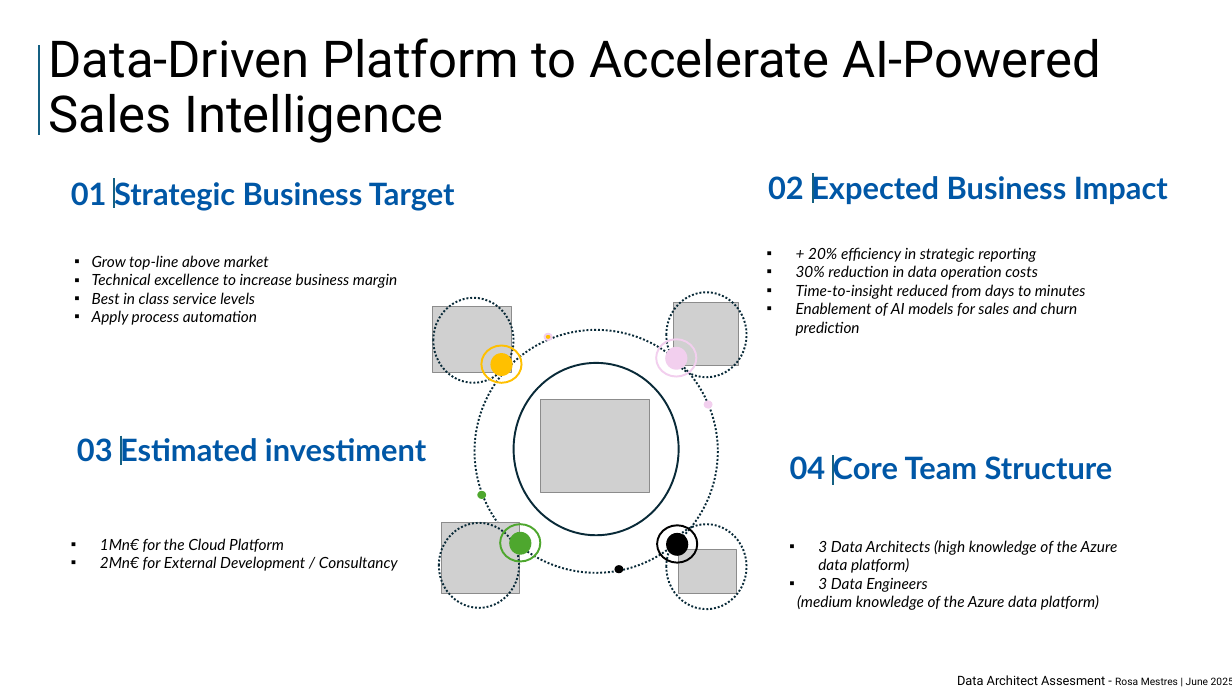
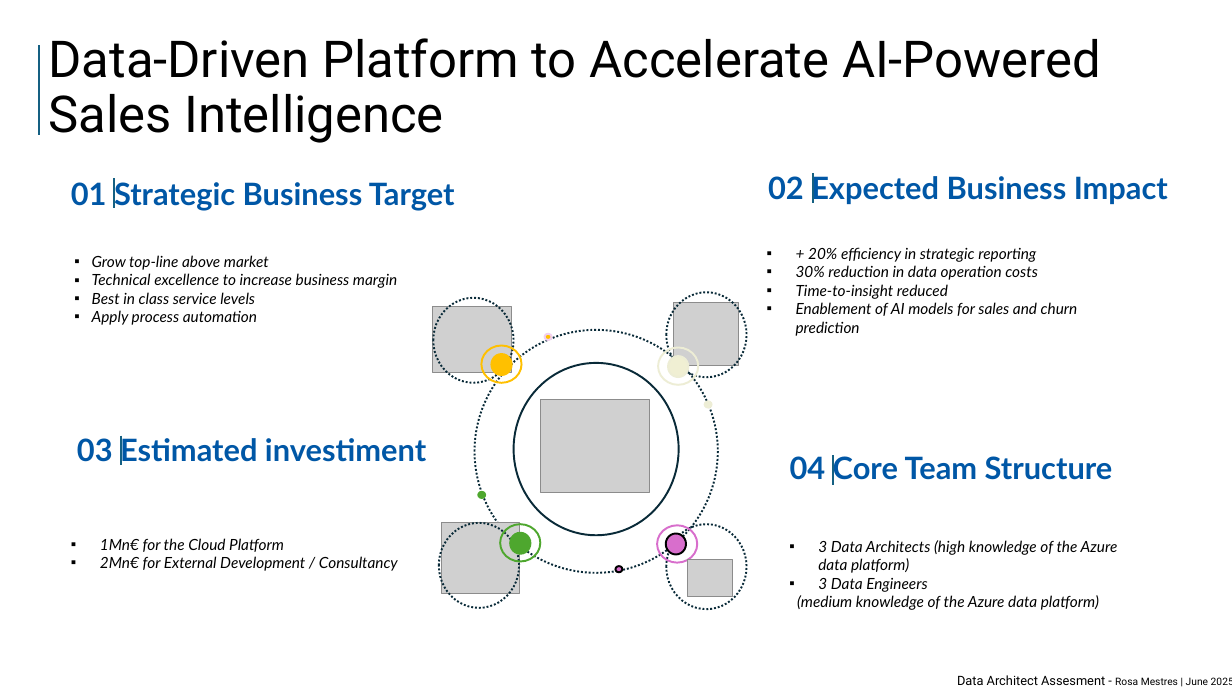
Before and after one commit to rmhuoc/etl_assesment, a slide deck: slide 5 of PyETL/ppt/data_architect_assesment_v1.pptx. Drawn at 1232x693 pixels with LibreOffice and Linux fonts; fonts in the diff are those of the drawing; grey boxes stand for pictures. Boxes give left, top, right and bottom in pixels: in the first picture for what was removed or moved away, otherwise in the second. Text is boxed around its words. In the diff, an @@ line names an element or a change of style, - is before the commit and + after.

```diff
--- a/PyETL/ppt/data_architect_assesment_v1.pptx
+++ b/PyETL/ppt/data_architect_assesment_v1.pptx
@@ text at (x1=796, y1=284, x2=948, y2=299): text changed @@
-▪ Time-to-insight reduced from days to minutes
+▪ Time-to-insight reduced
@@ ellipse moved from (x1=656, y1=339, x2=696, y2=376) to (x1=658, y1=348, x2=698, y2=384) @@
@@ ellipse at (x1=658, y1=348, x2=698, y2=384): outline #F2CFEE 1.5 pt to #EDEDD5 1.5 pt @@
@@ ellipse moved from (x1=666, y1=348, x2=687, y2=369) to (x1=668, y1=356, x2=689, y2=377) @@
@@ ellipse at (x1=668, y1=356, x2=689, y2=377): fill #F2CFEE to #F0EFD3; outline #F2CFEE 1.5 pt to #EDEDD5 1.5 pt @@
@@ ellipse at (x1=705, y1=401, x2=712, y2=408): fill #F2CFEE to #EDEDD5; outline #F2CFEE 1.5 pt to #EDEDD5 1.5 pt @@
@@ ellipse at (x1=657, y1=526, x2=697, y2=563): outline #000000 1.5 pt to #D86ECC 1.5 pt @@
@@ ellipse at (x1=665, y1=533, x2=686, y2=555): fill #000000 to #D86ECC @@
@@ ellipse at (x1=616, y1=567, x2=622, y2=573): fill #000000 to #D86ECC @@
@@ picture resized from (x1=678, y1=550, x2=738, y2=593) to (x1=688, y1=559, x2=733, y2=597) @@
```
Also in this commit, not shown: 3 other slides changed, 15 other files.
